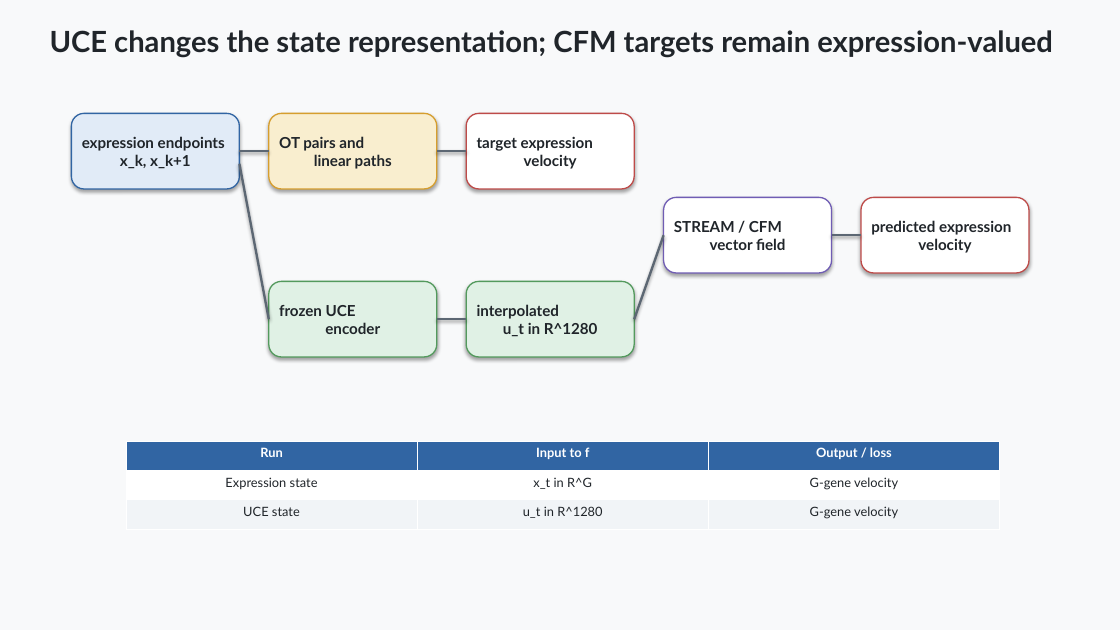
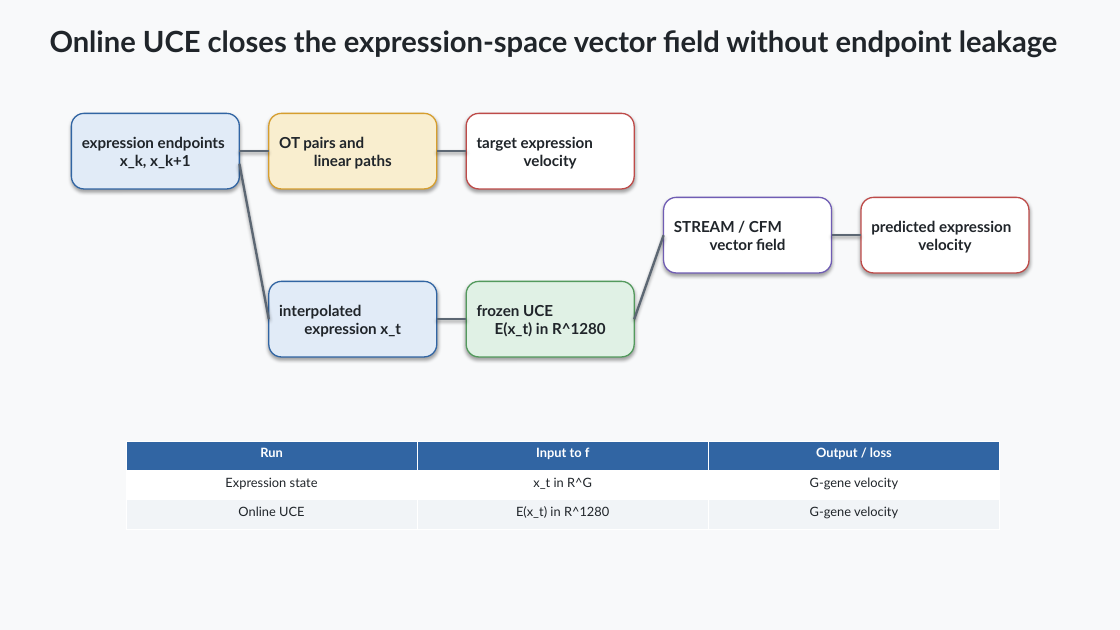
Before and after one commit to davidaknowles/stream, a slide deck: slide 5 of docs/stream_project_slide_deck.pptx. Drawn at 1120x630 pixels with LibreOffice and Linux fonts; fonts in the diff are those of the drawing. Boxes give left, top, right and bottom in pixels: in the first picture for what was removed or moved away, otherwise in the second. Text is boxed around its words. In the diff, an @@ line names an element or a change of style, - is before the commit and + after.

```diff
--- a/docs/stream_project_slide_deck.pptx
+++ b/docs/stream_project_slide_deck.pptx
@@ text at bbox=[50, 30, 1058, 58]: text changed @@
-UCE changes the state representation; CFM targets remain expression-valued
+Online UCE closes the expression-space vector field without endpoint leakage
@@ rounded rectangle "interpolated expression x_t" at bbox=[269, 281, 437, 357]: fill #E0F1E5 to #E1EBF7; outline #539A5D 1.1 pt to #3165A3 1.1 pt @@
@@ text in rounded rectangle at bbox=[279, 304, 401, 337]: text changed @@
-frozen UCE
-encoder
+interpolated
+expression x_t
@@ text in rounded rectangle at bbox=[477, 305, 606, 337]: text changed @@
-interpolated
-u_t in R^1280
+frozen UCE
+E(x_t) in R^1280
@@ table at bbox=[126, 441, 1001, 529] @@
-row 3, column 1: UCE state
+row 3, column 1: Online UCE
-row 3, column 2: u_t in R^1280
+row 3, column 2: E(x_t) in R^1280
```
Also in this commit, not shown: 8 other slides changed, 3 other files.
